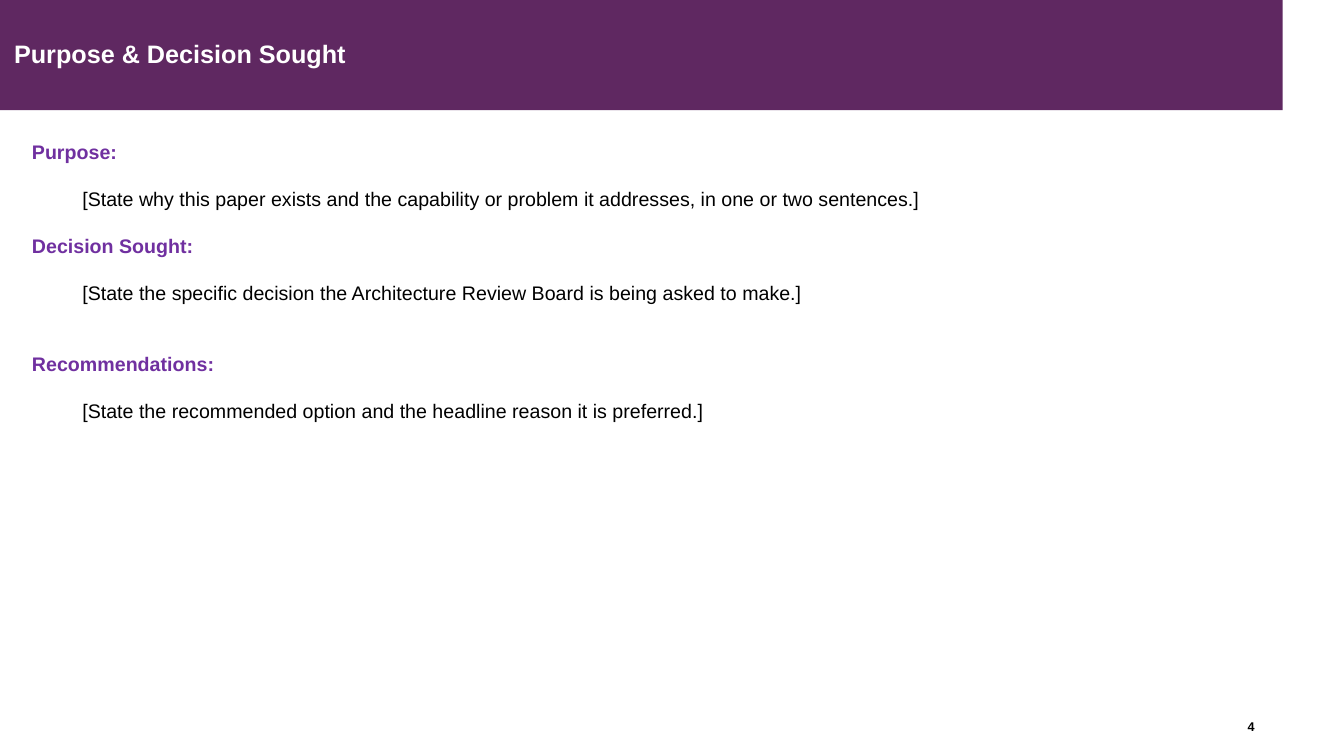
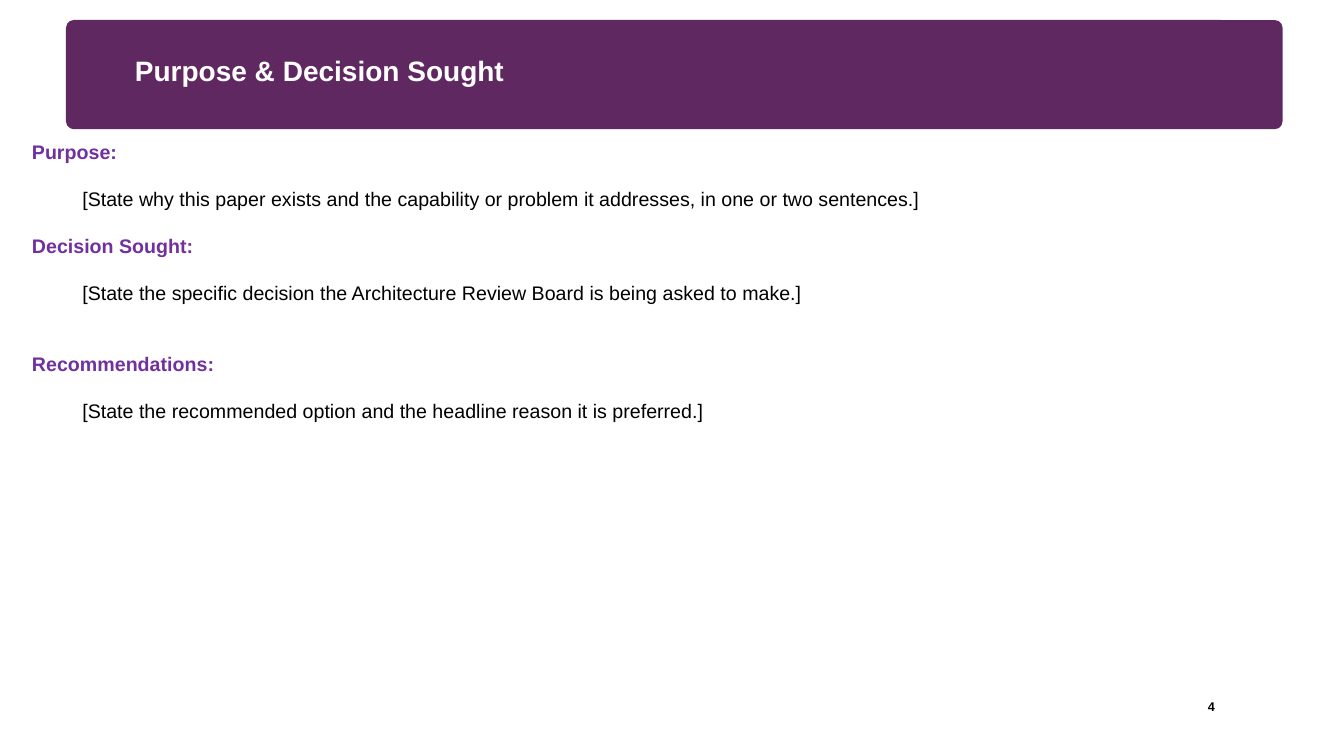
Before and after one commit to davegarner/Template-Documentation, a slide deck: slide 4 of Finalised Templates/PowerPoint/Architecture_Options_Paper_Template.pptx. Drawn at 1344x756 pixels with LibreOffice and Linux fonts; fonts in the diff are those of the drawing; background and template pictures are left out. Boxes give left, top, right and bottom in pixels: in the first picture for what was removed or moved away, otherwise in the second. Text is boxed around its words. In the diff, an @@ line names an element or a change of style, - is before the commit and + after.

```diff
--- a/Finalised Templates/PowerPoint/Architecture_Options_Paper_Template.pptx
+++ b/Finalised Templates/PowerPoint/Architecture_Options_Paper_Template.pptx
@@ rectangle removed at bbox=[0, 0, 1282, 110] @@
@@ rounded rectangle added at bbox=[67, 20, 1284, 129], fill #5F2861 @@
@@ title "Purpose & Decision Sought": place and size @@
-title "Purpose & Decision Sought" at bbox=[14, 44, 346, 69]
+title "Purpose & Decision Sought" at bbox=[135, 60, 503, 86]
@@ title "Purpose & Decision Sought" at bbox=[135, 60, 503, 86]: size 18 to 20 pt @@
@@ page number: place and size @@
-page number at bbox=[1248, 722, 1255, 731]
+page number at bbox=[1208, 702, 1215, 711]
```
Also in this commit, not shown: 1 other slide changed, 1 other file.
